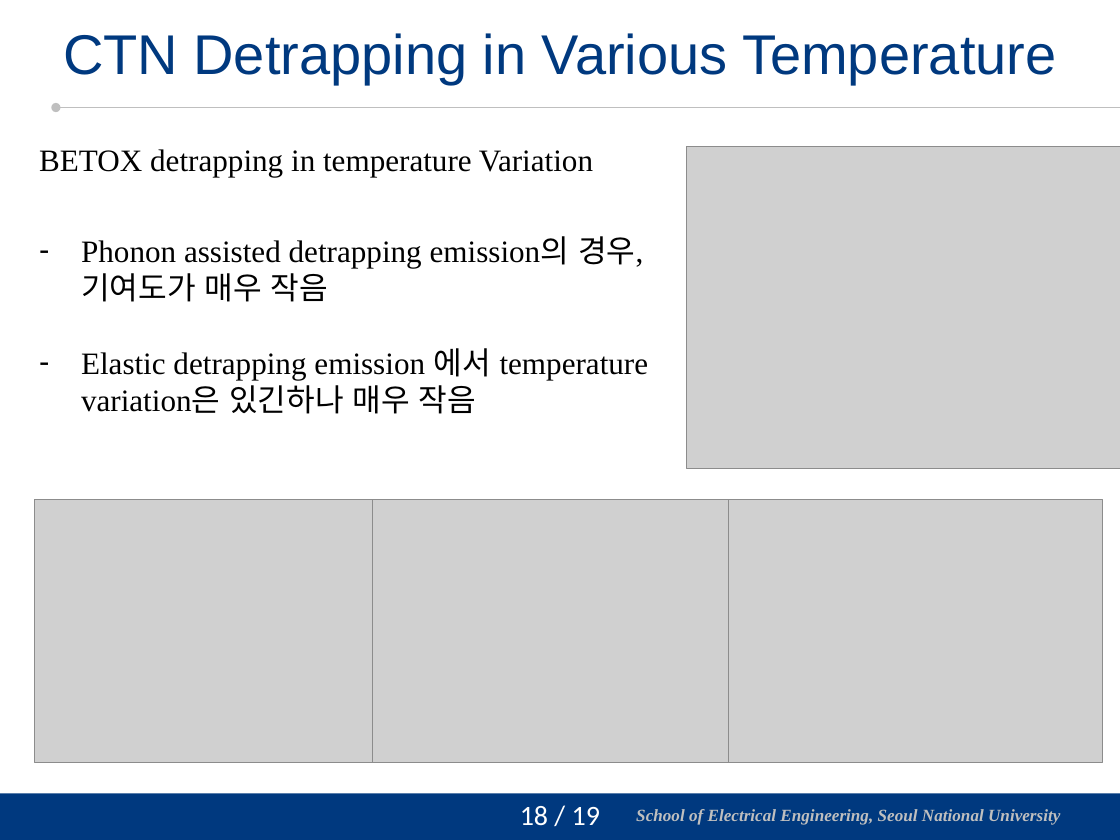
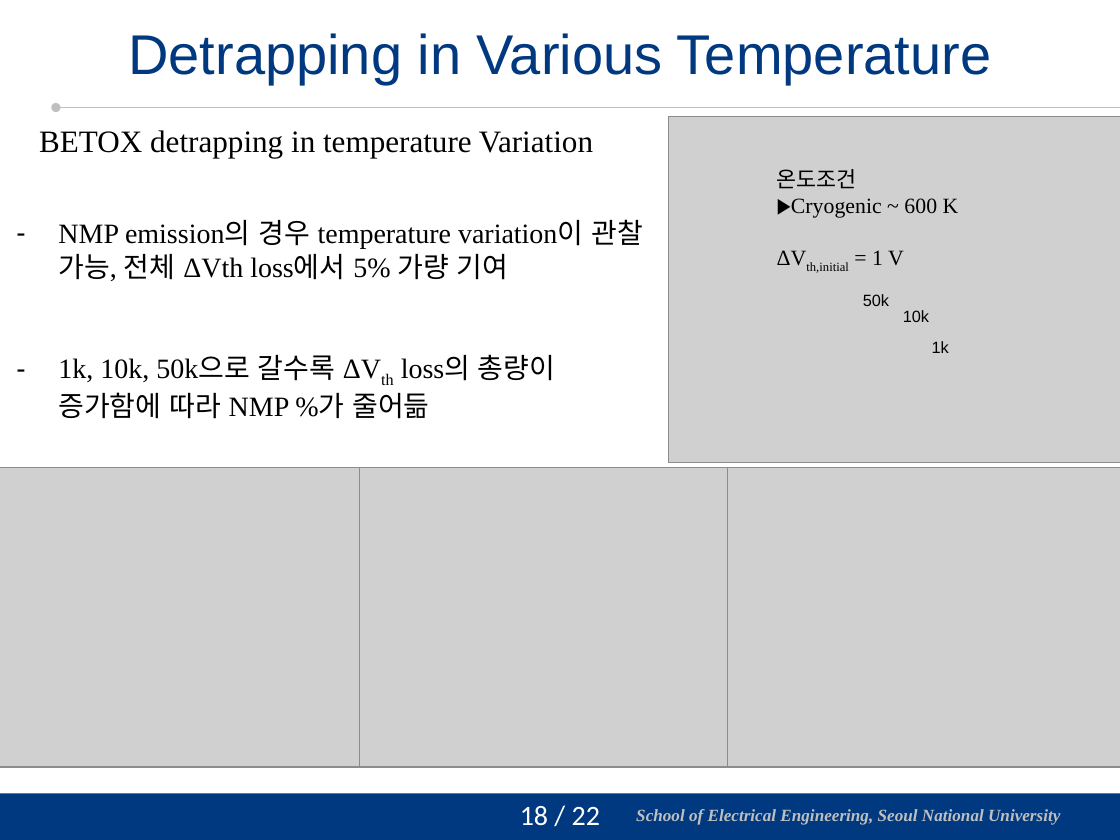
Before and after one commit to vectorcont62-dev/Graduation-SNU-MS, a slide deck: slide 19 of 진명 석사졸업 연구 정리 - 주요내용 보강.pptx. Drawn at 1120x840 pixels with LibreOffice and Linux fonts; fonts in the diff are those of the drawing; grey boxes stand for pictures; background and template pictures are left out. Boxes give left, top, right and bottom in pixels: in the first picture for what was removed or moved away, otherwise in the second. Text is boxed around its words. In the diff, an @@ line names an element or a change of style, - is before the commit and + after.

```diff
--- a/진명 석사졸업 연구 정리 - 주요내용 보강.pptx
+++ b/진명 석사졸업 연구 정리 - 주요내용 보강.pptx
@@ title at (x1=128, y1=33, x2=991, y2=84): text changed @@
-CTN Detrapping in Various Temperature
+Detrapping in Various Temperature
@@ text "BETOX detrapping in temperature Variation" moved from (x1=39, y1=149, x2=593, y2=176) to (x1=39, y1=130, x2=593, y2=158) @@
@@ picture resized from (x1=687, y1=147, x2=1120, y2=469) to (x1=669, y1=116, x2=1120, y2=463) @@
@@ text added at (x1=777, y1=169, x2=959, y2=273), 14 pt, text #000000 @@
+온도조건
+▶Cryogenic ~ 600 K
+ΔVth,initial = 1 V
@@ text at (x1=58, y1=219, x2=643, y2=419): text changed; size 20 to 18 pt @@
-– Phonon assisted detrapping emission의 경우, 기여도가 매우 작음
-– Elastic detrapping emission 에서 temperature variation은 있긴하나 매우 작음
+– NMP emission의 경우 temperature variation이 관찰 가능, 전체 ΔVth loss에서 5% 가량 기여
+– 1k, 10k, 50k으로 갈수록 ΔVth loss의 총량이 증가함에 따라 NMP %가 줄어듦
@@ text added at (x1=863, y1=294, x2=889, y2=306), 10.5 pt, text #000000 @@
+50k
@@ text added at (x1=903, y1=310, x2=929, y2=322), 10.5 pt, text #000000 @@
+10k
@@ text added at (x1=932, y1=341, x2=949, y2=353), 10.5 pt, text #000000 @@
+1k
@@ picture resized from (x1=35, y1=500, x2=409, y2=763) to (x1=0, y1=467, x2=418, y2=767) @@
@@ picture resized from (x1=373, y1=500, x2=747, y2=763) to (x1=360, y1=467, x2=786, y2=767) @@
@@ picture resized from (x1=728, y1=500, x2=1102, y2=763) to (x1=728, y1=467, x2=1120, y2=767) @@
@@ page number at (x1=520, y1=806, x2=600, y2=826): text changed @@
-18 / 19
+18 / 22
```
Also in this commit, not shown: 9 other slides changed, 1 slide added, 1 slide removed, 3 other files.
